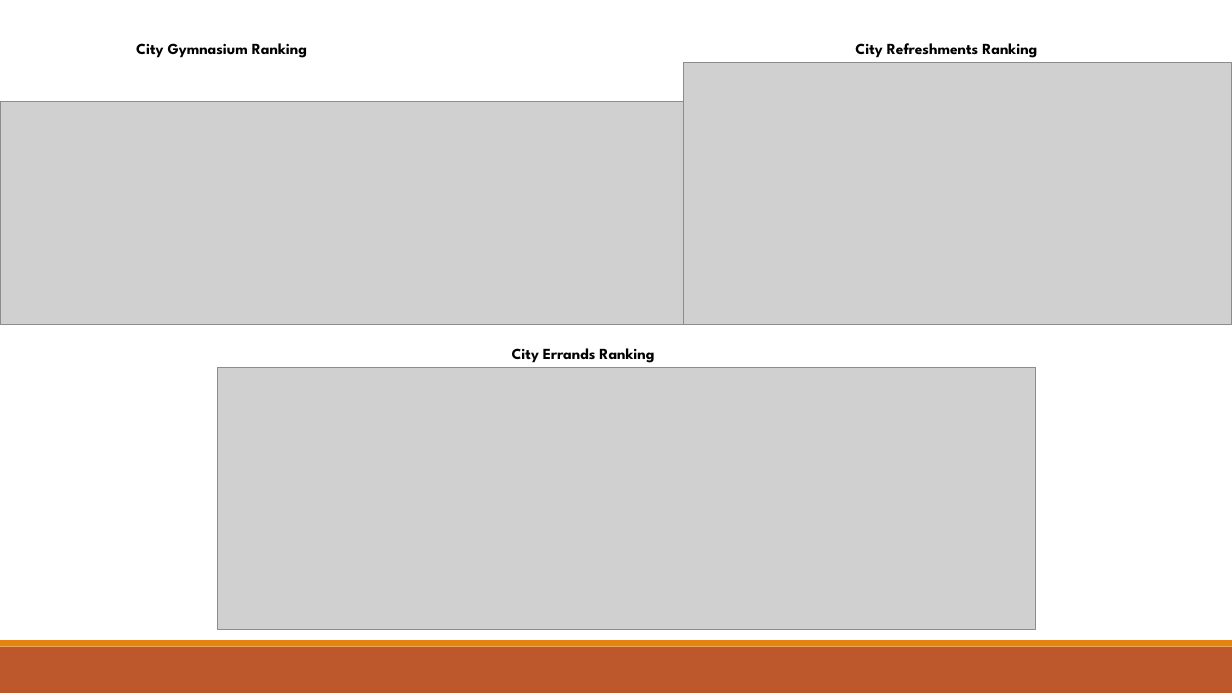
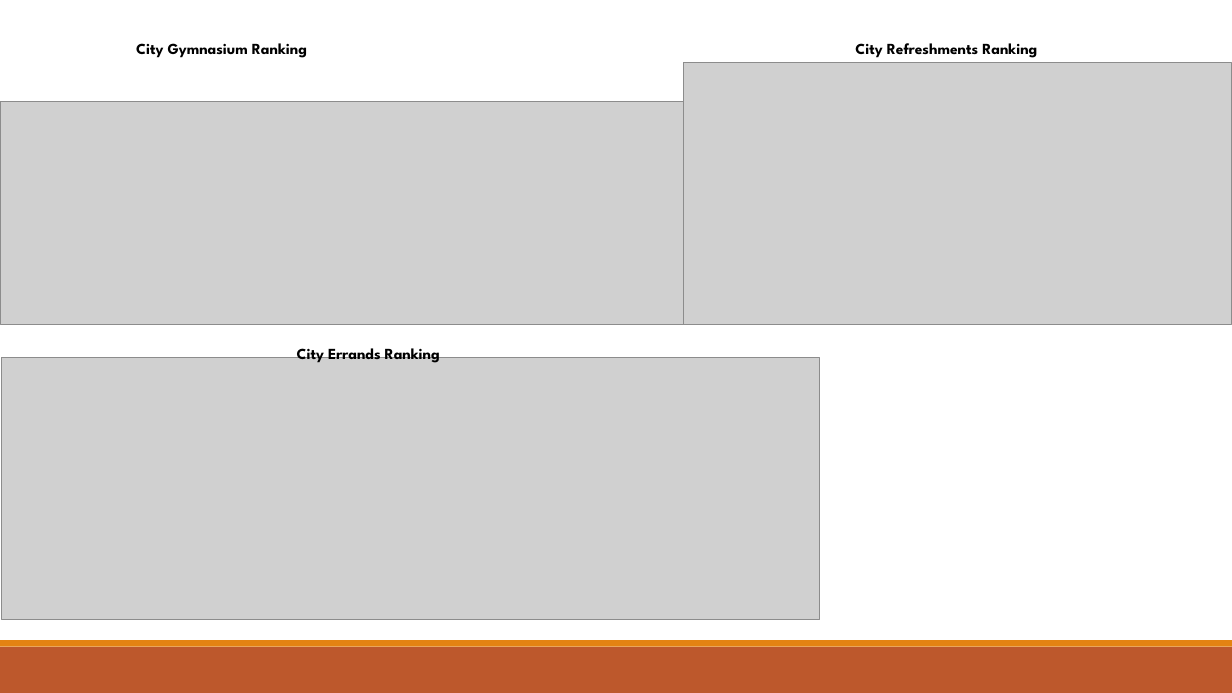
Before and after one commit to indranik/BC_Project1, a slide deck: slide 23 of Project1_Presentation.pptx. Drawn at 1232x693 pixels with LibreOffice and Linux fonts; fonts in the diff are those of the drawing; grey boxes stand for pictures. Boxes give left, top, right and bottom in pixels: in the first picture for what was removed or moved away, otherwise in the second. Text is boxed around its words. In the diff, an @@ line names an element or a change of style, - is before the commit and + after.

```diff
--- a/Project1_Presentation.pptx
+++ b/Project1_Presentation.pptx
@@ picture: place and size @@
-picture at [218,368,1036,630]
+picture at [2,357,820,619]
@@ text "City Errands Ranking" rewrapped from [512,348,654,363] to [297,344,440,363] @@
```
Also in this commit, not shown: 1 slide added, 1 slide removed, 1 other file.
